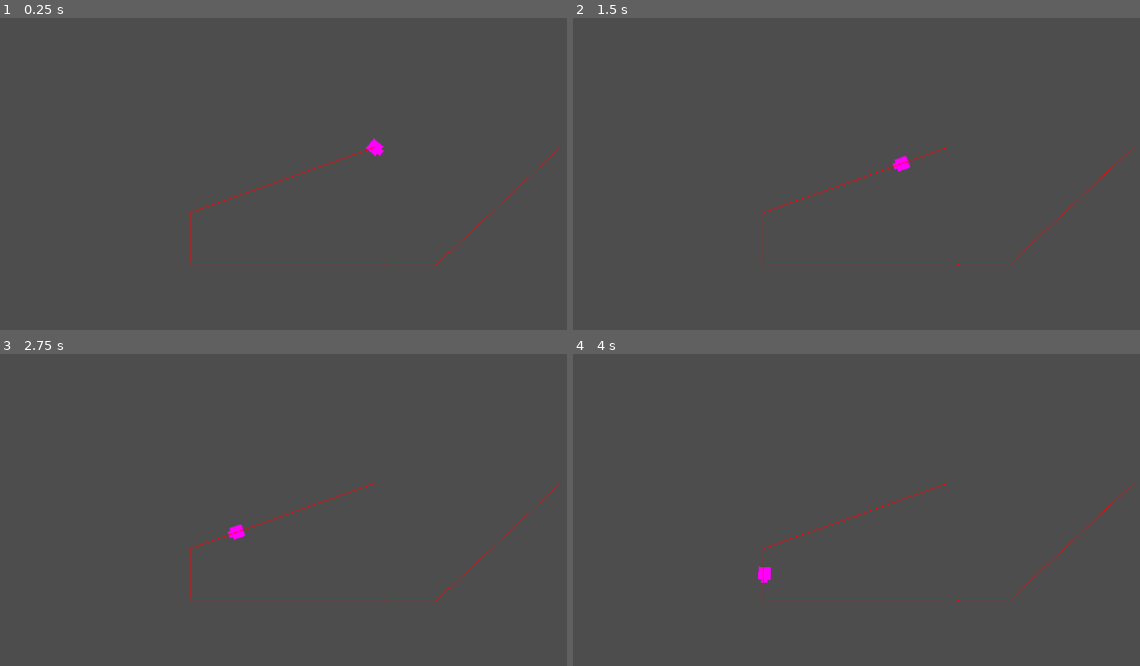
Above: before the commit, frames 1-4 (two rows, left to right).
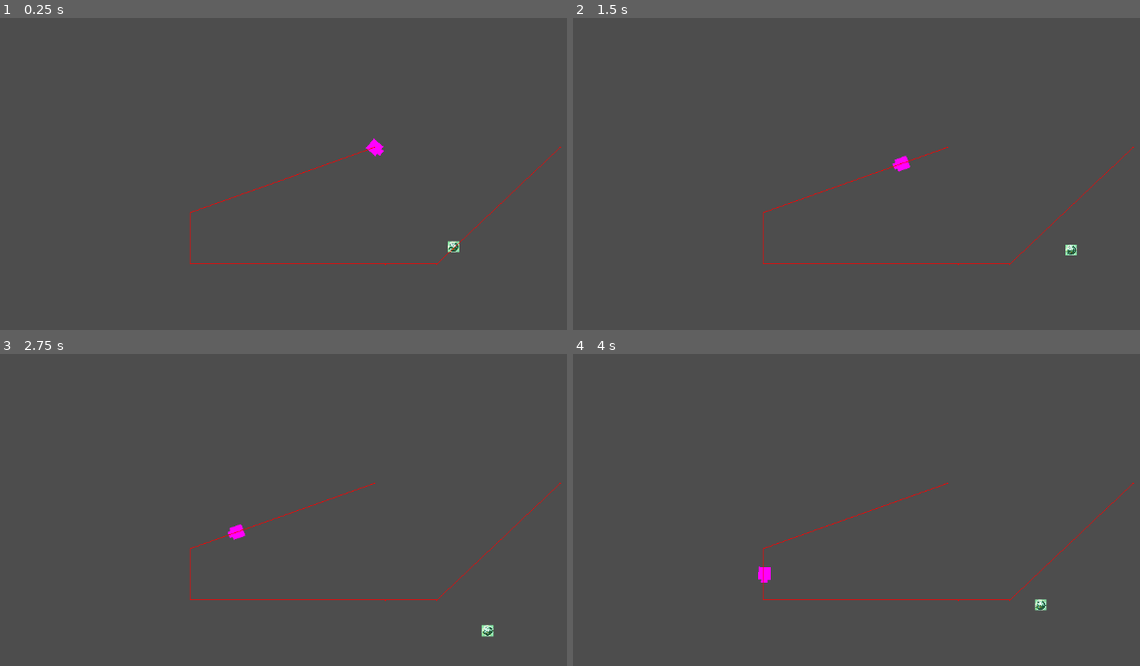
Above: after the commit, the same moments.

Repository: AmirH32/Bot-Or-Not
Game: Godot game, scene res://scenes/test_scene_ai_navigations.tscn
The game is run twice, just before and just after one commit, with the same random seed, the same clock (stepped at 60 frames per second) and the same inputs. This scene is started directly instead of the project's main scene.
Inputs:
- Up to frame 1 (0.25 s): no input
- Up to frame 2 (1.5 s): hold Right (ui_right) 0.53-1.28 s; hold Down (ui_down) from 1.28 s (still down)
- Up to frame 3 (2.75 s): release Down (ui_down) at 2.03 s; hold Right (ui_right) from 2.03 s (still down)
- Up to frame 4 (4 s): release Right (ui_right) at 2.78 s; hold Up (ui_up) 2.78-3.53 s; hold Left (ui_left) from 3.53 s (still down)

The runs differ from the first frame. In frame 1, less than 0.1% of the frame differs, in the area x 78-82%, y 71-76%; in frame 2, less than 0.1%; in frame 3, less than 0.1%, in the area x 84-88%, y 86-91%; in frame 4, less than 0.1%.

Commit message:
added fov and view distance options for ai

Diff:
--- a/project.godot
+++ b/project.godot
@@ -15,12 +15,9 @@
 config/features=PackedStringArray("4.3", "Forward Plus")
 config/icon="res://icon.svg"
 
+[dotnet]
 
-[layer_names]
-
-2d_physics/layer_1="wall"
-2d_physics/layer_2="player"
-2d_physics/layer_3="enemy"
+project/assembly_name="Bot Or Not"
 
 [input]
 
@@ -56,3 +53,9 @@
 , Object(InputEventKey,"resource_local_to_scene":false,"resource_name":"","device":-1,"window_id":0,"alt_pressed":false …(183 unchanged characters)…
 ]
 }
+
+[layer_names]
+
+2d_physics/layer_1="wall"
+2d_physics/layer_2="player"
+2d_physics/layer_3="enemy"
--- a/scenes/ai_navigation.tscn
+++ b/scenes/ai_navigation.tscn
@@ -11,7 +11,7 @@
 [sub_resource type="CircleShape2D" id="CircleShape2D_xwt0g"]
 radius = 50.0
 
-[node name="AI" type="Node2D" node_paths=PackedStringArray("nav", "human_detector")]
+[node name="AI" type="Node2D" node_paths=PackedStringArray("nav", "human_detector", "human_detector_poly")]
 script = ExtResource("1_vih7l")
 nav = NodePath("AI_navigation")
 rot_speed = 3.0
@@ -19,6 +19,7 @@
 angle_tolerance = 0.2
 path = Array[Vector2]([Vector2(-500, 0), Vector2(-500, 250), Vector2(500, -100), Vector2(0, 0)])
 human_detector = NodePath("human_detector")
+human_detector_poly = NodePath("human_detector/CollisionPolygon2D")
 
 [node name="AI_navigation" type="NavigationAgent2D" parent="."]
 avoidance_enabled = true
--- a/scenes/test_scene_ai_navigations.tscn
+++ b/scenes/test_scene_ai_navigations.tscn
@@ -1,6 +1,7 @@
 [gd_scene load_steps=5 format=3 uid="uid://cgx5c742wyyks"]
 
 [ext_resource type="PackedScene" uid="uid://bjea43707cf6s" path="res://scenes/ai_navigation.tscn" id="1_dfrmv"]
+[ext_resource type="PackedScene" path="res://movement.tscn" id="2_tmo80"]
 
 [sub_resource type="NavigationPolygon" id="NavigationPolygon_lelv0"]
 vertices = PackedVector2Array(249.422, 1017.94, 251.656, 1020, -1912.01, 1020, -955.617, 599.547, 1881, 1020, 606.133,  …(425 unchanged characters)…
@@ -12,8 +13,6 @@
 
 [sub_resource type="RectangleShape2D" id="RectangleShape2D_jsx7y"]
 size = Vector2(64, 1000)
-
-[sub_resource type="RectangleShape2D" id="RectangleShape2D_mssv7"]
 
 [node name="test_scene_ai-navigations" type="Node2D"]
 
@@ -72,9 +71,5 @@
 position = Vector2(187, 0)
 shape = SubResource("RectangleShape2D_jsx7y")
 
-[node name="CharacterBody2D" type="CharacterBody2D" parent="."]
-position = Vector2(379, 673)
-collision_layer = 2
-
-[node name="CollisionShape2D" type="CollisionShape2D" parent="CharacterBody2D"]
-shape = SubResource("RectangleShape2D_mssv7")
+[node name="Node2D" parent="." instance=ExtResource("2_tmo80")]
+position = Vector2(405, 511)
--- a/scripts/ai_movement.gd
+++ b/scripts/ai_movement.gd
@@ -8,6 +8,8 @@
 @export var human_detector : Area2D
 @export var xrayvision : bool = false
 @export var view_dist : float = 500
+@export var fov : float = 90
+@export var human_detector_poly : CollisionPolygon2D
 var hostile = true
 var current_path : int
 var rel_target : Vector2
@@ -16,6 +18,7 @@
 func _ready() -> void:
 	current_path = 0
 	nav.target_position=path[current_path]
+	human_detector_poly.polygon = PackedVector2Array([Vector2(0, 0), Vector2(view_dist, -view_dist*sin(fov)), Vector2(view_dist, view_dist*sin(fov))])
 
 
 # Called every frame. 'delta' is the elapsed time since the previous frame.
